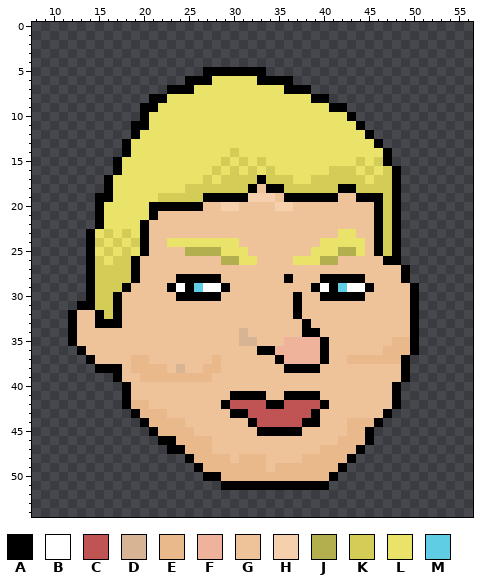
Two states of a pixel-art sprite, BrexitTime/Content/Portraits/Boris_Portrait.png. The picture above is the old version.
The file is 64x57 pixels. Shown: x 8..56, y 0..54.
Palette (. is transparent): A #000000  B #ffffff  C #c05454  D #d7b493  E #e9b98c  F #eeb39a  G #eec39a  H #f6d0ad  J #b4af4e  K #d3cd58  L #e9e369  M #5fcde4
Pixels before (only the part around the change), first column x 8:
 0 .................................................
 1 .................................................
 2 .................................................
 3 .................................................
 4 .................................................
 5 ...................AAAAAAA.......................
 6 .................AAALLLLLAAAA....................
 7 ...............AAALLLLLLLLLLAAA..................
 8 .............AALLLLLLLLLLLLLLLLAA................
 9 ............AALLLLLLLLLLLLLLLLLLLAA..............
10 ............ALLLLLLLLLLLLLLLLLLLLLLA.............
11 ...........AALLLLLLLLLLLLLLLLLLLLLLLA............
12 ...........ALLLLLLLLLLLLLLLLLLLLLLLLLA...........
13 ..........ALLLLLLLLLLLLLLLLLLLLLLLLLLLA..........
14 ..........ALLLLLLLLLLLKLLLLLLLLLLLLLLLLA.........
15 .........ALLLLLLLLLLLKLKLKLLLLLLLLLLKLKA.........
16 .........ALLLLLLLLLLKLKLKLKLLLLLLKKKLKLKA........
17 ........ALLLLLLLLLLKLKKKKAKKKLLKKKKKKLKKA........
18 ........ALLLLLLLLKKKKKKKAGAAKKKKKKAAKKKKA........
19 .......AALLLLLKKKKKAAAAAHHHGAAAAAAGGAAAKA........
20 .......ALLLLLAAAAAAGGHHGGGGHHGGGGGGGGGAKA........
21 .......ALLLLLAGGGGGGGGGGGGGGGGGGGGGGGGAKA........
22 .......ALLLLAGGGGGGGGGGGGGGGGGGGGGGGGGAKA........
23 ......ALKLKLAGGGGGGGGGGGGGGGGGGGGGLLGGAKA........
24 ......AKLKLKAGGLLLLLLLLGGGGGGGGGLLLLLGAKA........
25 ......ALKLKLAGGGGJJJJLLLGGGGGGGLLLJJLGAKA........
26 ......AKLKKAGGGGGGGGGJJLLGGGGLLLJJGGGGGAA........
27 ......AKKKKAGGGGGGGGGGGGGGGGGGGGGGGGGGGGGA.......
28 ......AKKKKAGGGGAAAAAGGGGGGGAGGGAAAAAGGGGA.......
29 ......AKKKAGGGGABAMBBAGGGGGGGGGABAMBBAGGGGA......
30 ......AKKAGGGGGGAAAAAGGGGGGGGAGGAAAAAGGGGGA......
31 .....AAKKAGGGGGGGGGGGGGGGGGGGAGGGGGGGGGGGGA......
32 ....AGGAKAGGGGGGGGGGGGGGGGGGGAGGGGGGGGGGGGA......
33 ....AGGAAAGGGGGGGGGGGGGGGGGGGGAGGGGGGGGGGGA......
34 ....AGGGGGGGGGGGGGGGGGGDGGGGGGAAGGGGGGGGGGA......
35 ....AGGGGGGGGGGGGGGGGGGDDGGGFFFFAGGGGGGGEEA......
36 .....AGGGGGGGGGGGGGGGGGGGAAFFFFFAGGGGGGEEEA......
37 ......AGGGGEEGGGGGGGEGGGGGGAFFFFAGGEEEEEEA.......
38 .......AAAGEEEEGDGGEEGGGGGGGAAAAGGGGGGGGGA.......
39 .........AGGEEEEEEEEGGGGGGGGGGGGGGGGGGGGGA.......
40 ..........AGGGGGGGGGGGGGGGGGGGGGGGGGGGGGA........
41 ..........AGGGGGGGGGGGAAAAGGAAAAGGGGGGGGA........
42 ..........AEEGGGGGGGGACCCCAACCCCAGGGGGGGA........
43 ...........AEEEGGGGGGGAACCCCCCCAGGGGGGGA.........
44 ............AEEEEGGGGGGGACCCCCAAGGGEEEA..........
45 .............AEEEEGGGGGGGAAAAAGGGGGEEA...........
46 ..............AAEEEEGGGGGGGGGGGGGGEEEA...........
47 ...............AAEEEGGGGGGGGGGGGEEEEA............
48 .................AEEEEGEEEGGGGEEEEEA.............
49 ..................AEEEEEEEGEEEEEEEA..............
50 ...................AAEEEEEEEEEEEEA...............
51 .....................AAAAAAAAAAAA................
52 .................................................
53 .................................................
54 .................................................
After the commit:
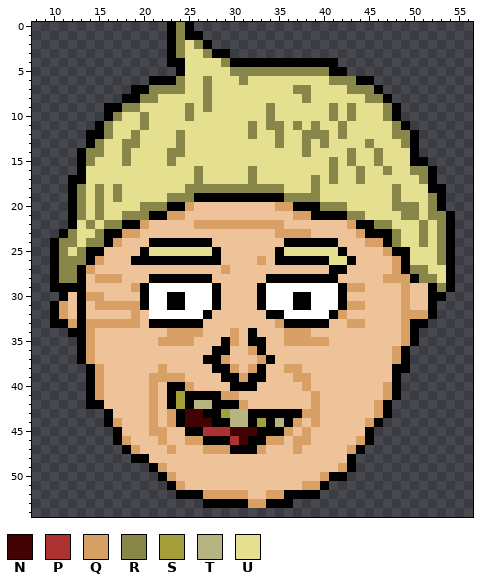
Colours new in this view: N #400202  P #ac3232  Q #d9a066  R #89864a  S #a49f3a  T #b6b480  U #e4e090
The edit:
Changed rows in their new state; - is an unchanged pixel.
first column x 10:
 0 -------------ARA-----------------------------
 1 -------------ARAA----------------------------
 2 -------------ARURA---------------------------
 3 -------------ARUURAA-------------------------
 4 -------------AAUUUURAAAAAAAAAAAA-------------
 5 --------------AUUUUURRRRRRRRRRRAA------------
 6 -----------AAARUURUUURUUUUUUUUURRRAA---------
 7 ---------AARRRRUURUUUUUUUUURRUUUURRRA--------
 8 --------AARRUUUUURUUUUUUUUUURUUUUUURRA-------
 9 ------AARRUUUUURURUUUUUURUUUUUURURUUURA------
10 ------ARUURUUUURUUUUUUUURUUUUUURURUUURA------
11 -----ARUUURUUUUUUUUUUURURRURURUURUUUUURA-----
12 ----AARUURUUUURUUUUUUURUURUURRRURUUUUURRA----
13 ----ARUURRUUUURUUUUUUUUUURUURURUUUURUUURA----
14 ---ARRUURUUUURRUUUUUUUUUUUUURUUUURUURUUUA----
15 ---ARUUURUUUURUUUUUUUUUUUUUUUUURURUURUUUAA---
16 ---AUUUUUUUUUUUURUUUUURUUUUUUUURUURUURUURRA--
17 --AAUUUUUUUUUUUURUUUUURUUUUUURURUURUUUUUURA--
18 --ARURURUUUUUUURRRRRRRRRRRUUURUUUUUUUURUUUAA-
19 --ARURURUUUUURRRA-----AAAARRRRUUUUUUUURUUURA-
20 --ARURUUUURRR--QG--GG----QQAAARRRUUUUURRRURA-
21 --ARURUURRR-AQQ------------QQAAAARRUUUURRURRA
22 --AURURRAAQ-----QQQQQQQQQQ-------QAARRUUURURA
23 -ARUURAAQQG--------------QQQQ---GGQA-ARUURURA
24 ARRURRAQGGGAAAAAAAGGG-----AAAAAAGGGQQARUURURA
25 ARUR-AGGGG-UUUUUUUAGGG---AUUUUUUAGG-GQ-AUUURA
26 ARRR-QGGG-AAAAAAAAAGGGGQ-AAAAAAUUA---GQAUUURA
27 ARRAQGGGGG---------Q-----------AA-----Q-RRUUA
28 ARRAGQQQGG-AAA----G-----AA-AAA--GGG--QQQARRUA
29 AAAAGGGGGQABBB-BB-AG---ABBBBBB-BAQQG---QGGARA
30 -AGAQQGG--ABBA-BBB-----ABBB-ABBB-GG----QGGAA-
31 AQG-GQQQQQABBAABBBA----ABBB-ABBBAQQ----QGGA--
32 AQGA-GGG-Q-BBBBBBA------AABBBBBAQ------QQQA--
33 AAQAQQQQQQ-AAAAAA--------QAA-AA--QQ----Q-A---
34 ---AQ--------QQQQ---QGA---QQQG---------Q-----
35 --.AQ-------QQQQ---AQGAA--QQQQQ-------GQ-----
36 ----Q-------------AA--Q-GGGGGGG------GQA.----
37 ---AQ----GG------AAQ---QAGGGGGG--GGGGGQ------
38 ----AQGG-GGGQ-G--GAAQ-QA--QQGG--------A------
39 ----AQGG--GQQQQGGG-AAQAA---QQ---------A.-----
40 ----AQGGG--Q-AAQ----AAA-----Q--------Q-------
41 ----AQGGG--Q-ASAAAAQQGGG--GGGQ-------Q-------
42 ----AAGGGGGQ-ASATTA-AQGGGGGGGQG-----QA.------
43 ------AGGGGQGQANNAASTTAAAAAAQQ------Q--------
44 ------AQGGGQGQANNNAATT-SATAQGQ---GGQ---------
45 -------AGGGQQGGAAPPPNNN---QGQ----GG----------
46 -------AQGGGQGGQQAAAPNAAQQ-QQ---GGQ----------
47 --------AQGGGQGGGQQQAAAQ---Q--GGGQ-----------
48 ---------AAGGGGGGGGG-GGG----GGGGG------------
49 -----------AQGGGGGGGGGGG-GGGGGGGQA-----------
50 ------------AQGGGGGGGGGGGGGGGGQ-A------------
51 -------------AQGGGGGGGGGGGGGQQ---------------
52 --------------AAAQQQQQGGQQAAAA---------------
53 -----------------AAAAAQQAAA------------------
Pixel boxes of the changes (left, top, right, bottom) in both pictures:
changed: (50, 22, 455, 508)
